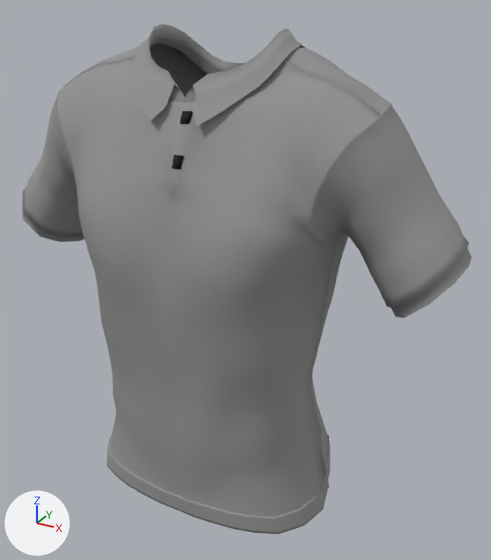
The glTF model app/assets/slay_renderer/assets/male-tee-polo.glb, before and after one commit.
One viewpoint serves both versions: a 50 mm camera at (0.524, -0.883, 1.791) aimed at (0.042, -0.007, 1.353). The axes (+X, +Y, +Z) are drawn at lower left. The lights are the same throughout. The picture after the commit comes second. Vertices at exactly the same position are counted once.

The older version as bpy lines, for what is in view:
```python
me_male_tee_polo = bpy.data.meshes.new('male-tee-polo')
me_male_tee_polo.from_pydata(...)  # 2189 vertices, 4106 faces; spans x -0.384..0.384, y -0.18..0.128, z 0.989..1.733
me_male_tee_polo.materials.append(mat_male_tee_polo_material_0)  # picture img_image_0
ob_male_tee_polo = bpy.data.objects.new('male-tee-polo', me_male_tee_polo)
ob_male_tee_polo.location = (0.0, 0.0, 0.0)
```
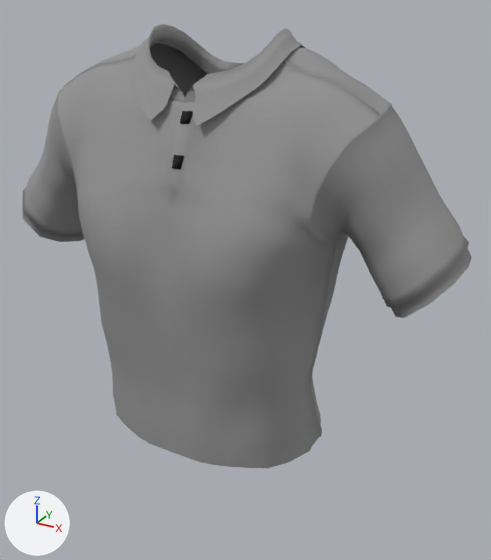
Changed parts and their boxes [x1, y1, x2, y2] in the pictures (491 x 560 px):
'male-tee-polo', reshaped (13% shorter): before [22, 24, 472, 534]; after [22, 24, 472, 468]
part 1 of me_male_tee_polo, deleted: before [107, 434, 330, 534]
part 2 of me_male_tee_polo, cut back: before [110, 403, 328, 517]; after [102, 324, 322, 468]

The change in detail:
me_male_tee_polo is used by ob_male_tee_polo; location (0.0, 0.0, 0.0).
me_male_tee_polo had 2189 vertices, 4106 faces and spanned x -0.384..0.384, y -0.18..0.128, z 0.989..1.733.
me_male_tee_polo now has 2433 vertices, 4470 faces and spans x -0.384..0.384, y -0.18..0.109, z 1.105..1.733.
me_male_tee_polo part 1: the loose piece of 256 vertices spanning x -0.212..0.212, y -0.167..0.128, z 0.989..1.041 is deleted.
me_male_tee_polo part 2: 8 vertices moved from x -0.159..0.191, y -0.16..0.097, z 1.024..1.098 to x -0.112..0.185, y -0.157..0.094, z 1.105..1.14; 92 vertices removed from x -0.203..0.203, y -0.166..0.119, z 1.018..1.104; 592 vertices added at x -0.188..0.188, y -0.17..0.103, z 1.105..1.308.
